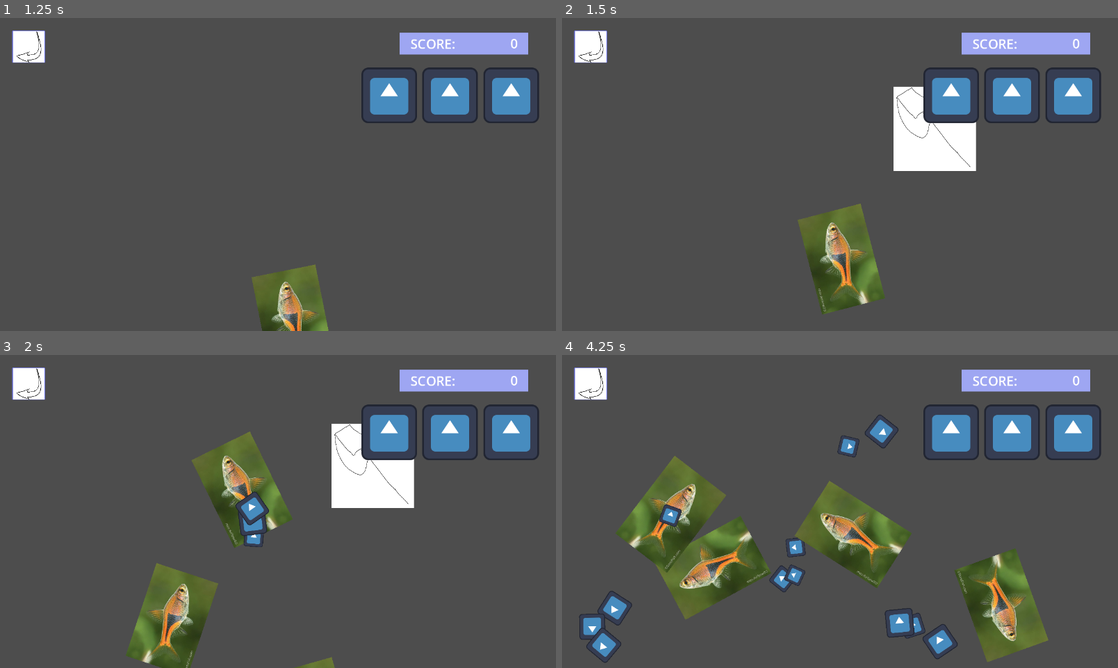
Above: before the commit, frames 1-4 (two rows, left to right).
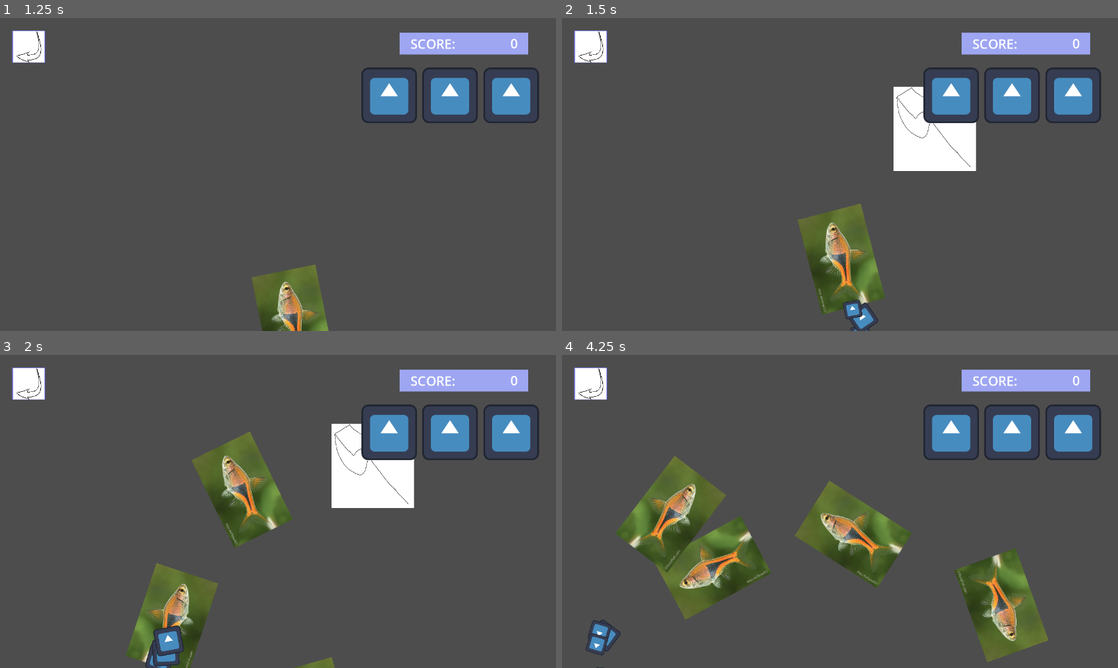
Above: after the commit, the same moments.

Repository: lolyay270/Mobile-Dev-Small
Game: Godot game, scene res://scenes/mainMenu.tscn
Two runs of this game, one before a commit and one after it. Both use one fixed random seed, a clock stepped at 60 frames per second and the inputs below. The engine's default icon, where the game draws it, is replaced by a stand-in: a white triangle on a blue panel in a dark square.
Inputs (mouse positions are in pixels of both pictures, inside the frame that each line leads up to):
- Up to frame 1 (1.25 s): click "PLAY" at 0.5 s
- Up to frame 2 (1.5 s): move the mouse to (962, 158) at 1.27 s; press the mouse at (962, 158) at 1.28 s
- Up to frame 3 (2 s): no input
- Up to frame 4 (4.25 s): move the mouse to (728, 527) at 2.02 s; release the mouse at (728, 527) at 2.03 s; click (728, 527) at 2.1 s; move the mouse to (895, 442) at 2.77 s; press the mouse at (895, 442) at 2.78 s; move the mouse to (812, 574) at 3.52 s; release the mouse at (812, 574) at 3.53 s; click (812, 574) at 3.6 s

Frame 1 is identical in both runs. In frame 2, 0.3% of the frame differs, in the area x 50-57%, y 90-100%; in frame 3, 1.4%; in frame 4, 2.3%, in the area x 3-72%, y 19-100%.

Commit message:
feat(fish): water splash only when leaving/entering water line

Diff:
--- a/objects/fish.tscn
+++ b/objects/fish.tscn
@@ -1,10 +1,11 @@
-[gd_scene load_steps=8 format=3 uid="uid://bsw0xxj4d5f00"]
+[gd_scene load_steps=9 format=3 uid="uid://bsw0xxj4d5f00"]
 
 [ext_resource type="Texture2D" uid="uid://dlwxtr2ykoync" path="res://assets/Harlequin Rasbora (Trigonostigma heteromorpha) - Dan's Fish.png" id="1_5c8yu"]
 [ext_resource type="Script" uid="uid://rhrsowvv8kj1" path="res://scripts/flying objects/objGravity.gd" id="1_mmmkr"]
 [ext_resource type="Script" uid="uid://bpkn8fumnnasl" path="res://scripts/flying objects/objData.gd" id="1_rie47"]
 [ext_resource type="Script" uid="uid://mu6drrp7jy2a" path="res://scripts/flying objects/objPath.gd" id="2_r0mne"]
 [ext_resource type="Texture2D" uid="uid://dkh021bwgv0om" path="res://icon.svg" id="5_m1q5n"]
+[ext_resource type="Script" uid="uid://px0uis7j7ey6" path="res://scripts/flying objects/splashEffect.gd" id="6_6nqot"]
 
 [sub_resource type="Curve2D" id="Curve2D_rie47"]
 resource_local_to_scene = true
@@ -40,8 +41,10 @@
 shape = SubResource("RectangleShape2D_r0mne")
 
 [node name="CPUParticles2D" type="CPUParticles2D" parent="Path2D/PathFollow2D"]
+emitting = false
 amount = 3
 texture = ExtResource("5_m1q5n")
+one_shot = true
 explosiveness = 0.9
 lifetime_randomness = 0.3
 fract_delta = false
@@ -53,3 +56,4 @@
 initial_velocity_max = 250.0
 scale_amount_min = 0.3
 scale_amount_max = 0.5
+script = ExtResource("6_6nqot")
--- /dev/null
+++ b/scripts/flying objects/splashEffect.gd
@@ -0,0 +1,33 @@
+"""
+This script controls when splash particle effects are created
+"""
+
+extends CPUParticles2D
+
+@onready var game = $"/root/Game"
+@onready var fish: PathFollow2D = $".."
+
+var fishYPos: float
+var fishState: int = 0 # 0 for before jump, 1 for in air, 2 for returned to water
+
+
+func _process(delta: float) -> void:
+	fishYPos = fish.global_position.y
+
+	#leaving water
+	if (IsFishInAir() && fishState == 0):
+		fishState = 1
+		SplashWater()
+
+	#entering water again
+	elif (!IsFishInAir() && fishState == 1):
+		fishState = 2
+		SplashWater()
+
+
+func IsFishInAir() -> bool:
+	return fishYPos < game.viewportSize.y - game.edgeScreenPaddingPx
+
+
+func SplashWater():
+	self.emitting = true
Not shown, added: scripts/flying objects/splashEffect.gd.uid
